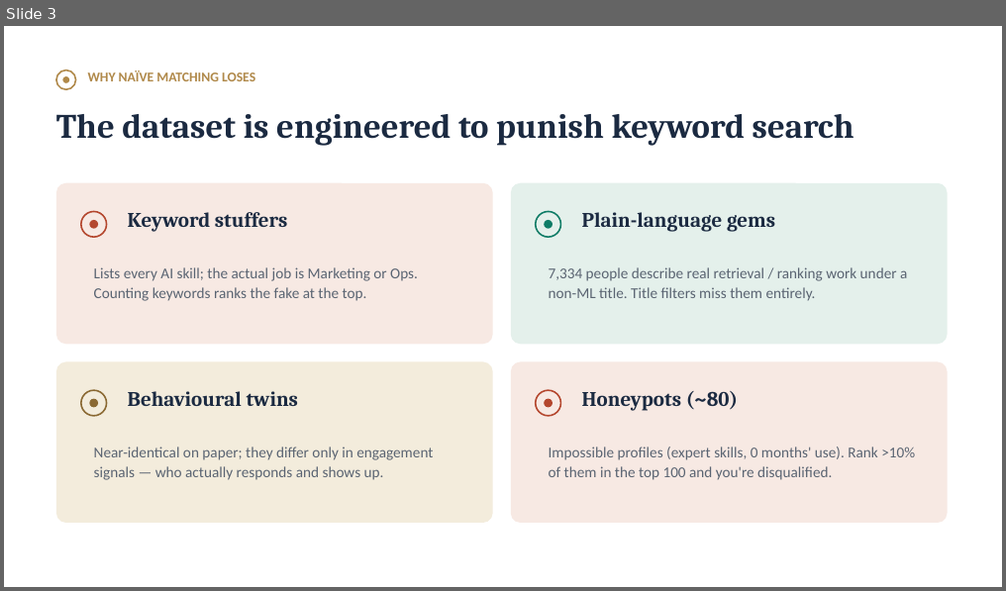
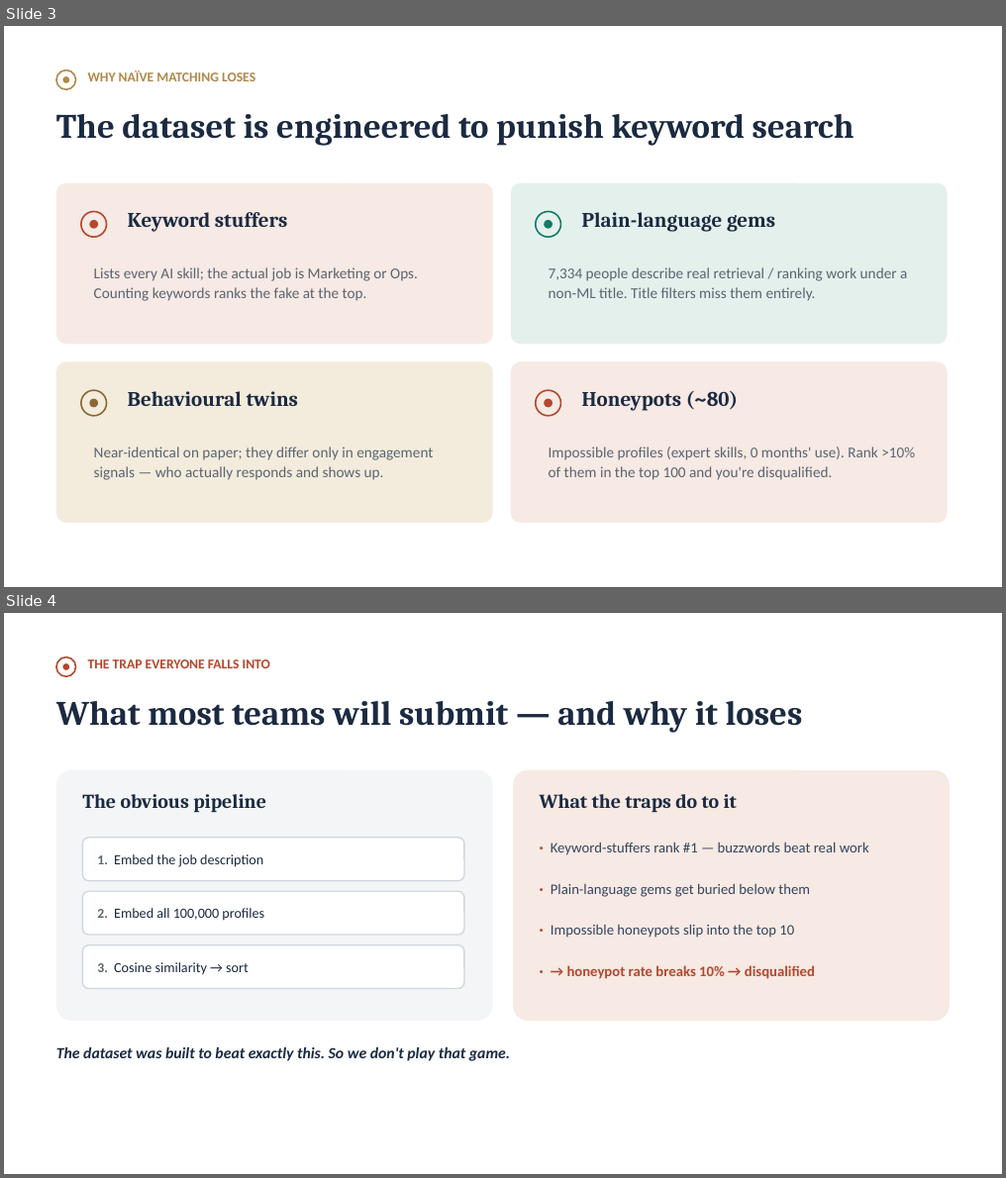
Before and after one commit to TheClazer/parakh, a slide deck: deck/parakh_deck.pptx. Shown one above the other, each under a label of ours: slide 3 before the commit, slides 3 and 4 after it. The pictures are 1006x591 and 1006x1178 pixels, drawn with LibreOffice and Linux fonts; fonts in the diff are those of the drawing. Boxes give left, top, right and bottom in pixels: in the first picture for what was removed or moved away, otherwise in the second. Text is boxed around its words. In the diff, an @@ line names an element or a change of style, - is before the commit and + after.

```diff
--- a/deck/parakh_deck.pptx
+++ b/deck/parakh_deck.pptx
@@ slide 4 added at (4, 613, 1002, 1174), background #FFFFFF @@
@@ ellipse added at (56, 658, 76, 676), outline #B4472E 1.5 pt @@
@@ ellipse added at (63, 663, 70, 670), fill #B4472E @@
@@ text added at (88, 660, 270, 668), 13 pt, text #B4472E, bold @@
+THE TRAP EVERYONE FALLS INTO
@@ text added at (56, 701, 803, 733), 33 pt, text #1B2A41, bold @@
+What most teams will submit — and why it loses
@@ rounded rectangle added at (56, 770, 493, 1021), fill #F4F5F7 @@
@@ rounded rectangle added at (513, 770, 949, 1021), fill #F7E9E3 @@
@@ text added at (82, 794, 266, 813), 19 pt, text #1B2A41, bold @@
+The obvious pipeline
@@ text added at (540, 794, 737, 813), 19 pt, text #1B2A41, bold @@
+What the traps do to it
@@ rounded rectangle added at (82, 838, 464, 881), fill #FFFFFF, outline #CFD6DE 1.25 pt @@
@@ text added at (550, 842, 869, 856), 14 pt, text #33455F @@
+· Keyword-stuffers rank #1 — buzzwords beat real work
@@ text added at (97, 855, 263, 867), 13.5 pt, text #1B2A41 @@
+1. Embed the job description
@@ rounded rectangle added at (82, 891, 464, 935), fill #FFFFFF, outline #CFD6DE 1.25 pt @@
@@ text added at (97, 908, 264, 921), 13.5 pt, text #1B2A41 @@
+2. Embed all 100,000 profiles
@@ text added at (550, 883, 810, 897), 14 pt, text #33455F @@
+· Plain-language gems get buried below them
@@ text added at (550, 924, 794, 938), 14 pt, text #33455F @@
+· Impossible honeypots slip into the top 10
@@ rounded rectangle added at (82, 946, 464, 989), fill #FFFFFF, outline #CFD6DE 1.25 pt @@
@@ text added at (97, 962, 249, 975), 13.5 pt, text #1B2A41 @@
+3. Cosine similarity → sort
@@ text added at (567, 965, 815, 979), 14 pt, text #B4472E, bold @@
+· → honeypot rate breaks 10% → disqualified
@@ text added at (56, 1048, 510, 1061), 15 pt, text #1B2A41, bold, italic @@
+The dataset was built to beat exactly this. So we don't play that game.
```
Also in this commit, not shown: 8 other slides changed, 6 other slides added, 2 slides removed, 4 other files.
